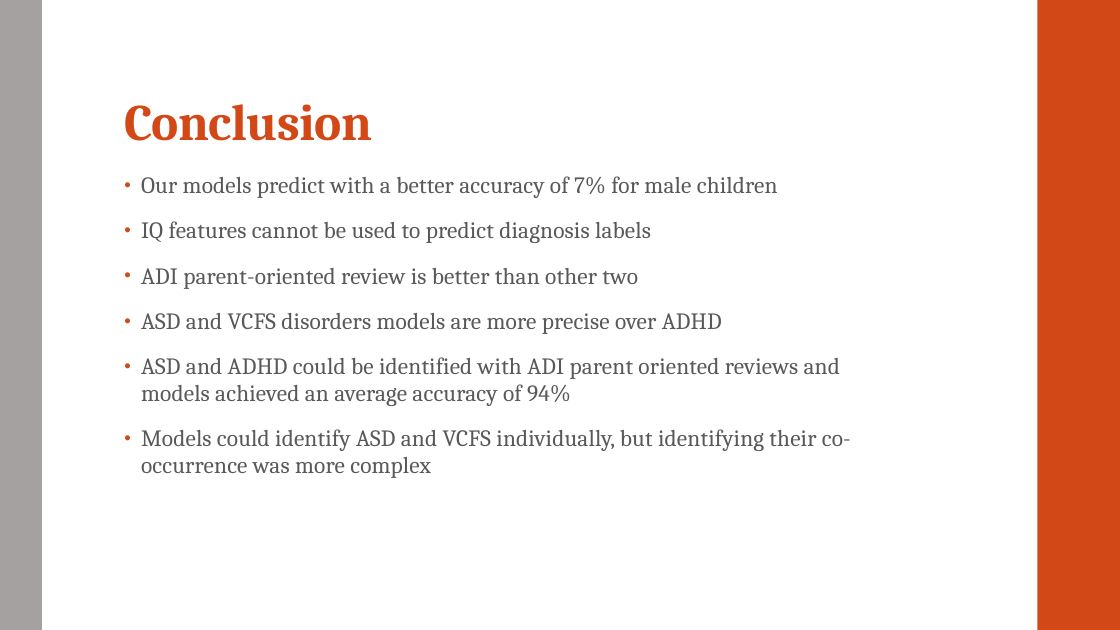
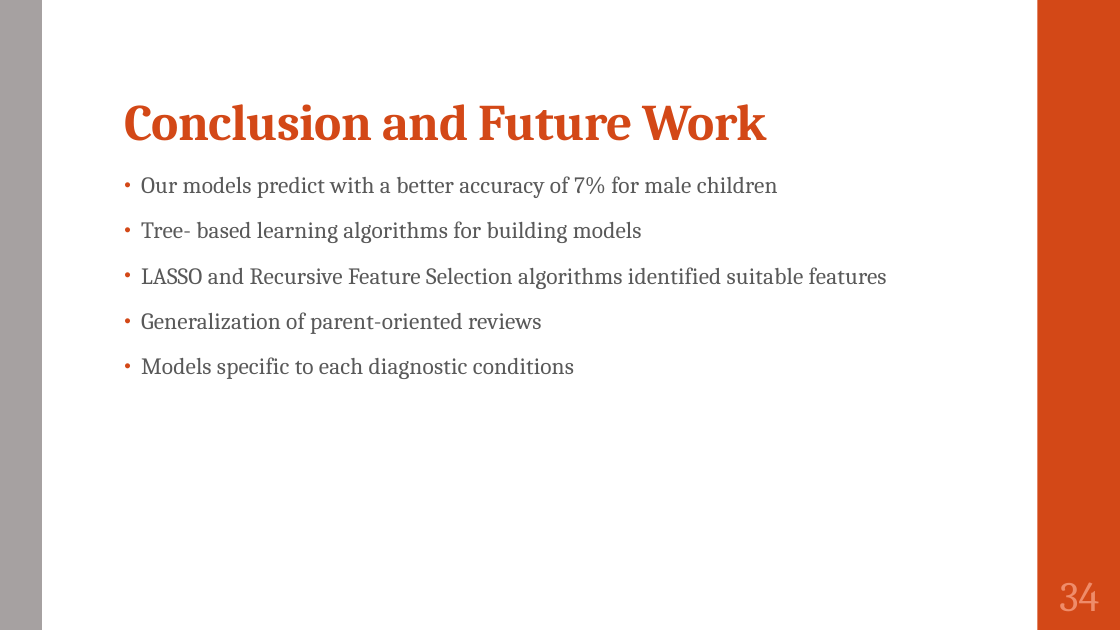
Before and after one commit to SirichandanaSambatur/CADDC, a slide deck: slide 34 of FinalReport.pptx (slide 36 before the commit). Drawn at 1120x630 pixels with LibreOffice and Linux fonts; fonts in the diff are those of the drawing. Boxes give left, top, right and bottom in pixels: in the first picture for what was removed or moved away, otherwise in the second. Text is boxed around its words. In the diff, an @@ line names an element or a change of style, - is before the commit and + after.

```diff
--- a/FinalReport.pptx
+++ b/FinalReport.pptx
@@ title at [124,104,767,141]: text changed @@
-Conclusion
+Conclusion and Future Work
@@ text at [141,221,887,379]: text changed @@
-• IQ features cannot be used to predict diagnosis labels
-• ADI parent-oriented review is better than other two
-• ASD and VCFS disorders models are more precise over ADHD
-• ASD and ADHD could be identified with ADI parent oriented reviews and models achieved an average accuracy of 94%
-• Models could identify ASD and VCFS individually, but identifying their co-occurrence was more complex
+• Tree- based learning algorithms for building models
+• LASSO and Recursive Feature Selection algorithms identified suitable features
+• Generalization of parent-oriented reviews
+• Models specific to each diagnostic conditions
@@ page number added at [1059,583,1099,611], 36 pt, text #EF8C6A @@
+34
```
Also in this commit, not shown: 23 other slides changed, 10 slides added, 14 slides removed, 1 other file.
